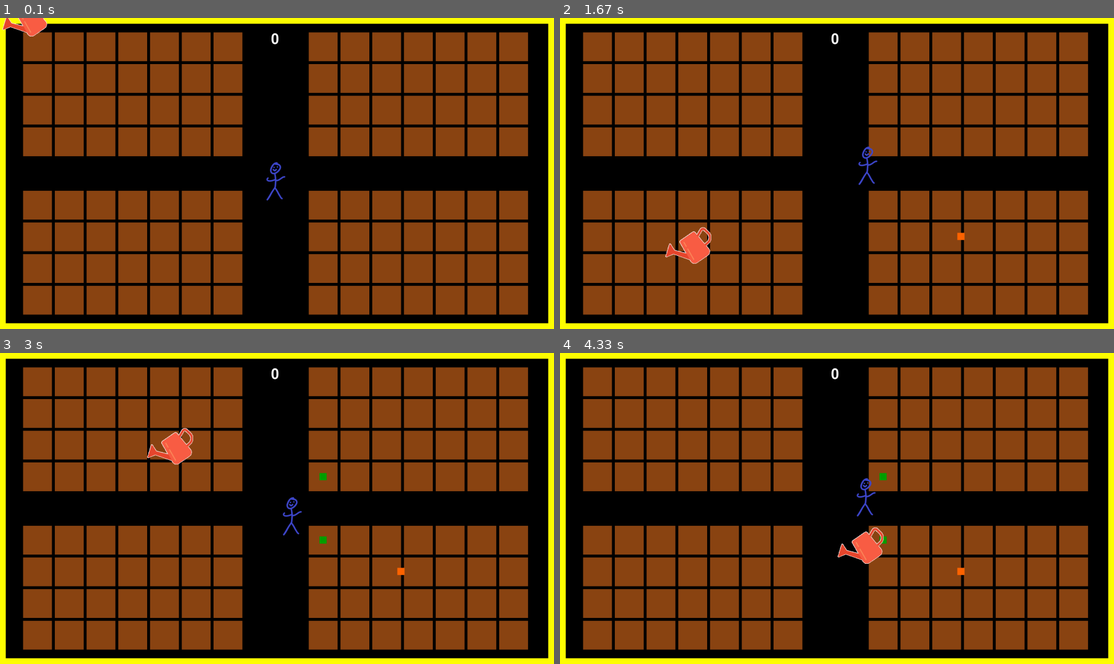
Above: before the commit, frames 1-4 (two rows, left to right).
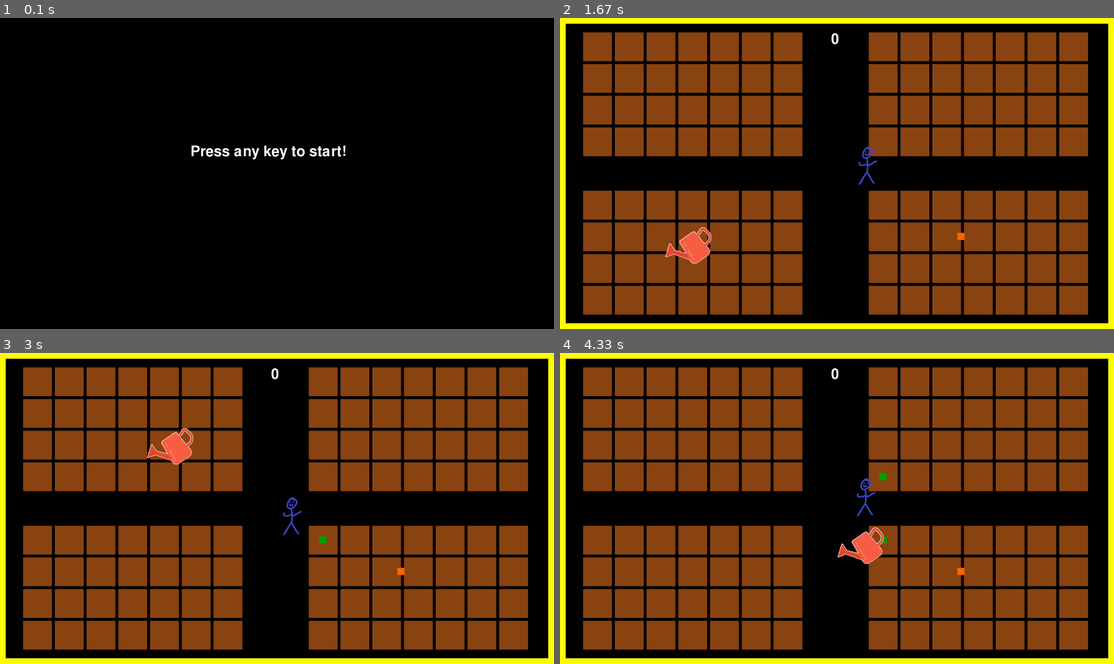
Above: after the commit, the same moments.

Repository: randaz99/PyGame-Farming-Simulator
Game: pygame game, started from Main.py
The game is run twice, just before and just after one commit, with the same random seed, the same clock (stepped at 60 frames per second) and the same inputs.
Inputs (mouse positions are in pixels of both pictures, inside the frame that each line leads up to):
- Up to frame 1 (0.1 s): no input
- Up to frame 2 (1.67 s): tap Enter at 0.33 s; hold Right 0.67-1.13 s; move the mouse to (842, 195) at 0.7 s; hold Up 1.17-1.47 s; move the mouse to (892, 241) at 1.2 s; hold Right from 1.5 s (still down); move the mouse to (665, 248) at 1.53 s
- Up to frame 3 (3 s): release Right at 1.97 s; hold Left 2-2.53 s; move the mouse to (481, 617) at 2.03 s; hold Down 2.57-2.87 s; move the mouse to (132, 393) at 2.6 s; hold Left from 2.9 s (still down); move the mouse to (144, 446) at 2.93 s
- Up to frame 4 (4.33 s): release Left at 3.3 s; hold Up 3.33-3.7 s; move the mouse to (809, 589) at 3.37 s; hold Right from 3.73 s (still down); move the mouse to (837, 545) at 3.77 s

The runs differ from the first frame. In frame 1, 62% of the frame differs, in the area x 0-100%, y 0-100%; in frame 2, nothing differs; in frame 3, less than 0.1%; in frame 4, nothing differs.

Commit message:
title screen!

Diff:
--- a/Game.py
+++ b/Game.py
@@ -17,6 +17,18 @@
         self.screen = pygame.display.set_mode(scrRes)
         pygame.display.set_caption('HW3_FarmingSim_Randazzo')
         self.clock = pygame.time.Clock()
+
+        self.start = False
+        self.titleText = Text(text="Press any key to start!", pos=(self.screen.width // 2 - 300, self.screen.height // 2 - 100))
+        self.screen.blit(self.titleText.img, self.titleText.collisionRect)
+        pygame.display.update()
+        while not self.start:
+            for event in pygame.event.get():
+                if event.type == pygame.QUIT or (event.type == pygame.KEYDOWN and event.key == pygame.K_ESCAPE):
+                    pygame.quit()
+                    sys.exit()
+                elif event.type == pygame.KEYDOWN:
+                    self.start = True
 
         self.player = Player(img=pygame.image.load("data/player.png"), pos=(self.screen.width // 2 - 50,self.screen.height // 2 - 50), colorKey=(0,0,0))
         self.mouse = Entity(pygame.image.load("data/WateringCan.png"), pos=(50,50), colorKey=(255,255,255))
